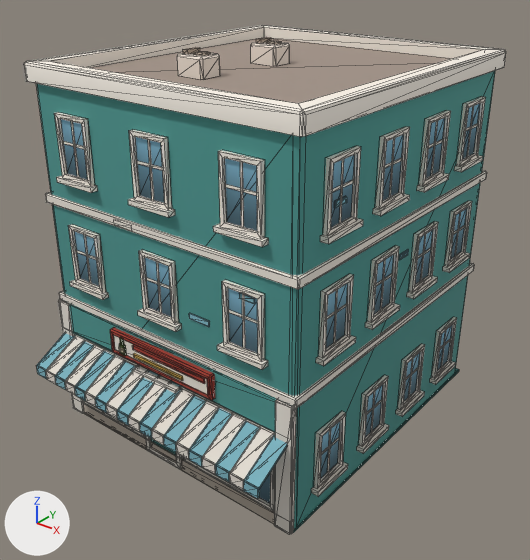
Before and after pictures for a commit that changed the glTF model newcity/art/kit/tremont_e1.glb.
One viewpoint serves both versions: a 50 mm lens placed at (13.85, -17.86, 15.36), pointed at (0.39, -1.03, 4.92). The lights are fixed; the arrows at lower left show +X, +Y and +Z. The first picture is the older version. Mesh edges are drawn as thin lines. Vertices at exactly the same position are counted once.

In view in the first picture: 'tremont_e1'.
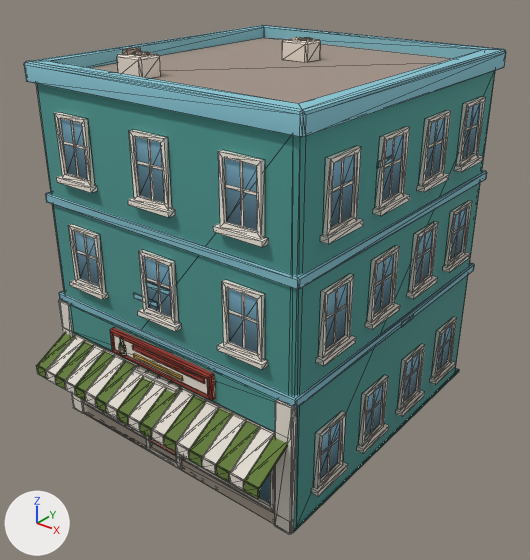
What differs and where, as boxes (x1, y1, x2, y2) in the pictures (530 x 560 px; the box of a moved part takes in the faces that stretch with it):
part 1 of me_tremont_e1, moved or reshaped (not visible afterwards): before (239, 293, 254, 304)
part 2 of me_tremont_e1, moved or reshaped: before (266, 41, 282, 45); after (298, 38, 313, 41)
part 3 of me_tremont_e1, moved or reshaped: before (251, 42, 290, 66); after (282, 37, 321, 62)
part 4 of me_tremont_e1, moved or reshaped: before (193, 52, 211, 56); after (133, 52, 150, 56)
part 5 of me_tremont_e1, moved or reshaped: before (177, 53, 220, 80); after (117, 53, 161, 78)
part 6 of me_tremont_e1, moved or reshaped: before (183, 47, 200, 54); after (123, 47, 141, 55)
part 7 of me_tremont_e1, deleted: before (256, 37, 271, 43)
part 8 of me_tremont_e1, moved or reshaped: before (189, 313, 210, 327); after (133, 282, 170, 308)
part 9 of me_tremont_e1, moved or reshaped (not visible afterwards): before (399, 249, 409, 260)
part 10 of me_tremont_e1, moved or reshaped: before (335, 196, 347, 208); after (377, 156, 392, 168)
part 11 of me_tremont_e1, surface changed (white to cyan): (24, 25, 506, 499) in both

The change, as a diff of the scene's bpy script:
```diff
--- a/newcity/art/kit/tremont_e1.glb.py
+++ b/newcity/art/kit/tremont_e1.glb.py
@@ me_tremont_e1 @@
 # used by ob_tremont_e1; location = (0.0, 0.0, 0.0)
-me_tremont_e1.from_pydata(...)  # 1816 vertices, 2540 faces; spans x -4.99..4.99, y -6.64..5.41, z 0.0..12.19
+me_tremont_e1.from_pydata(...)  # 1808 vertices, 2530 faces; spans x -4.99..4.99, y -6.64..5.41, z 0.0..12.19
+# me_tremont_e1 part 1: the loose piece of 16 vertices spanning x 2.95..3.45, y -5.29..-5.25, z 6.78..6.95 is moved by (0.13, 0.0, -5.05)
+# me_tremont_e1 part 2: the loose piece of 16 vertices spanning x -0.77..-0.29, y 0.32..0.8, z 12.07..12.11 is moved by (0.33, 1.18, 0.0)
+# me_tremont_e1 part 3: the loose piece of 20 vertices spanning x -1.18..-0.18, y 0.16..0.96, z 11.47..12.07 is moved by (0.33, 1.18, 0.0)
+# me_tremont_e1 part 4: the loose piece of 16 vertices spanning x -1.06..-0.58, y -2.58..-2.1, z 12.07..12.11 is moved by (-1.28, -1.09, 0.0)
+# me_tremont_e1 part 5: the loose piece of 20 vertices spanning x -1.47..-0.47, y -2.74..-1.94, z 11.47..12.07 is moved by (-1.28, -1.09, 0.0)
+# me_tremont_e1 part 6: the loose piece of 8 vertices spanning x -1.32..-1.12, y -2.59..-2.09, z 12.07..12.19 is moved by (-1.28, -1.09, 0.0)
+# me_tremont_e1 part 7: the loose piece of 8 vertices spanning x -1.03..-0.83, y 0.31..0.81, z 12.07..12.19 is deleted
+# me_tremont_e1 part 8: 32 vertices moved from x 0.3..1.86, y -5.29..-5.25, z 4.09..5.73 to x -1.14..0.44, y -5.29..-5.25, z 5.48..6.2
+# me_tremont_e1 part 9: 16 vertices moved from x 4.75..4.79, y -0.29..0.21, z 6.61..6.78 to x 4.75..4.79, y 0.2..0.95, z 4.17..4.34
+# me_tremont_e1 part 10: 16 vertices moved from x 4.75..4.79, y -3.83..-3.33, z 9.22..9.39 to x 4.75..4.79, y -1.92..-1.17, z 9.75..9.92
+# me_tremont_e1 part 11: 402 kept faces spanning x -4.91..4.91, y -6.64..5.41, z 0.2..11.85 get new texture (UV) coordinates
+# other edits to the shape of me_tremont_e1 do not show in these pictures
 me_tremont_e1.materials.append(mat_kit_atlas)
```
